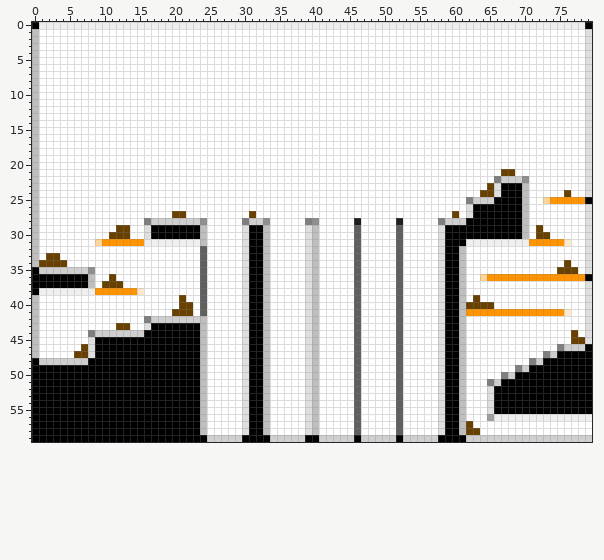
File history of a sprite sheet, source/level_data/layouts/level1.png. Above, as it was before the edit.
The file is 80x60 pixels.
And afterwards:
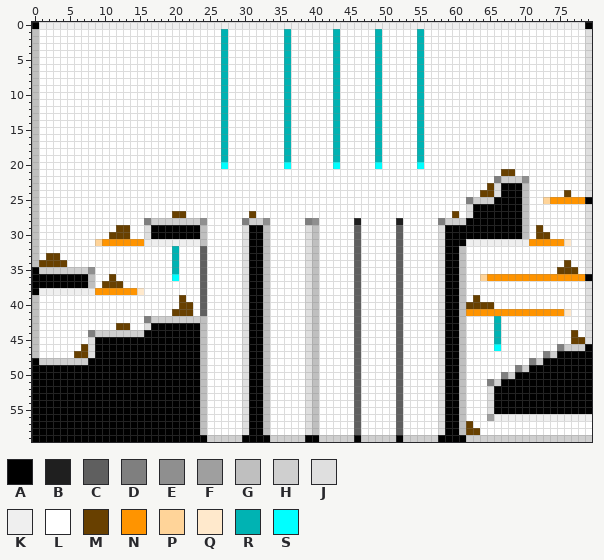
Palette (. is transparent): A #000000  B #1f1f1f  C #5f5f5f  D #7f7f7f  E #8f8f8f  F #9f9f9f  G #bfbfbf  H #cfcfcf  J #dfdfdf  K #efefef  L #ffffff  M #684000  N #ff9400  P #ffd499  Q #ffe9cc  R #00b3b3  S #00ffff
Diff:
Colour R replaces colour L in rows 1 to 19 at x 27, 36, 43, 49 and 55; in rows 32 to 35 at x 20; in rows 42 to 45 at x 66.
Colour S replaces colour L in row 20 at x 27, 36, 43, 49 and 55; in row 36 at x 20; in row 46 at x 66.
Changed places in both pictures, as pixel boxes (x1, y1, x2, y2):
changed: (221, 29, 228, 169)
changed: (284, 29, 291, 169)
changed: (333, 29, 340, 169)
changed: (375, 29, 382, 169)
changed: (417, 29, 424, 169)
changed: (172, 246, 179, 281)
changed: (494, 316, 501, 351)
